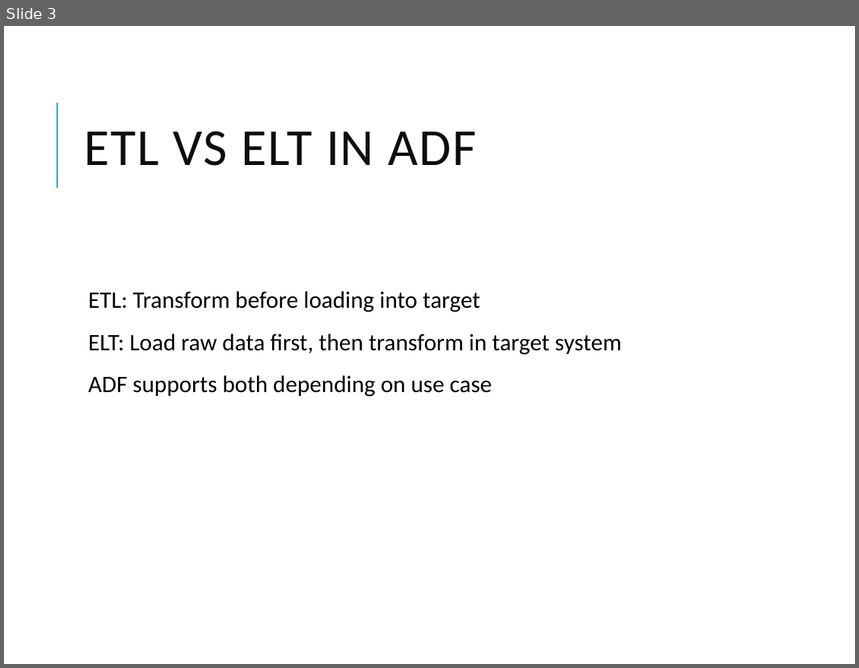
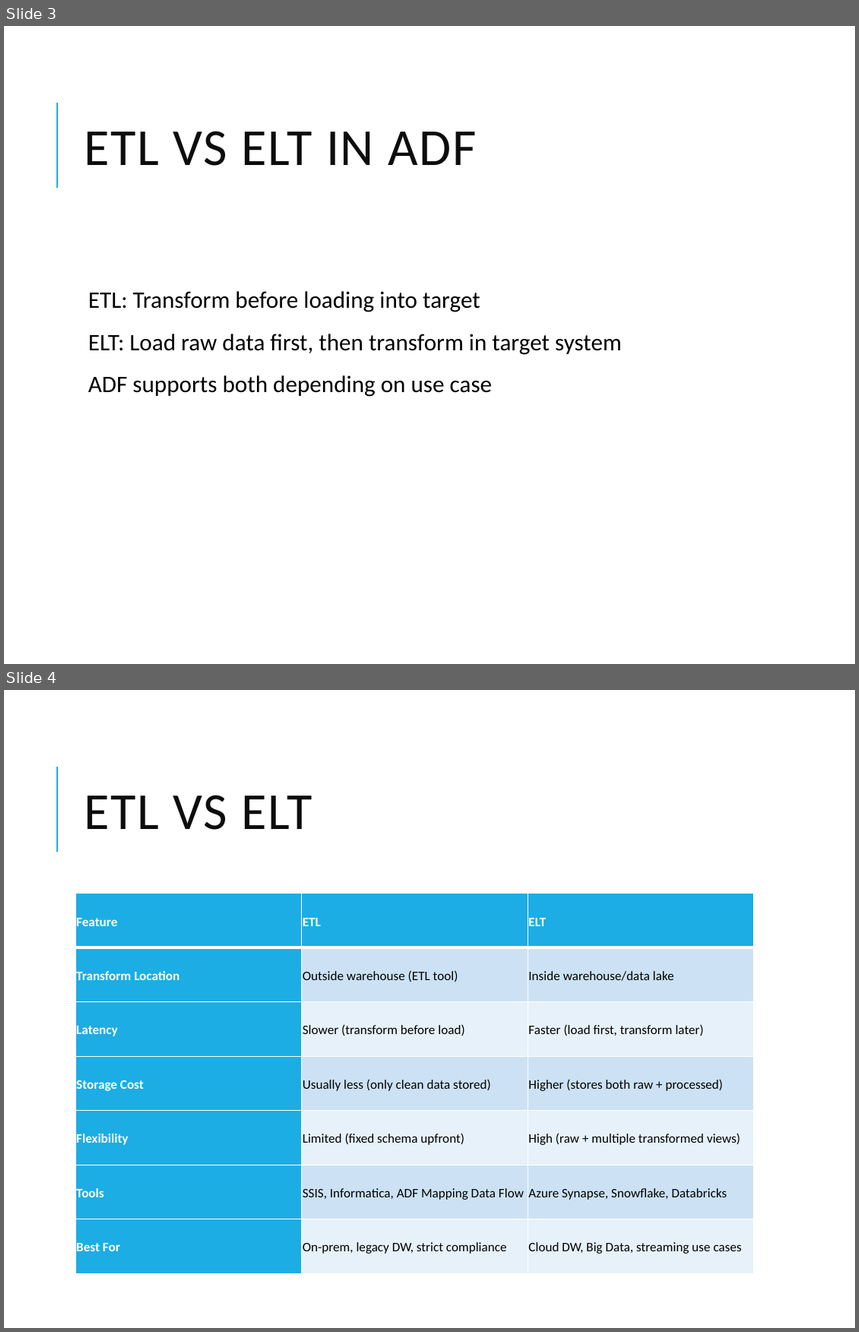
Before and after one commit to vivek1570/DE-Content-WithSnowflakes, a slide deck: Week-1/Day-3/Azure_Data_Factory_Overview.pptx. Shown one above the other, each under a label of ours: slide 3 before the commit, slides 3 and 4 after it. The pictures are 859x668 and 859x1332 pixels, drawn with LibreOffice and Linux fonts; fonts in the diff are those of the drawing. Boxes give left, top, right and bottom in pixels: in the first picture for what was removed or moved away, otherwise in the second. Text is boxed around its words. In the diff, an @@ line names an element or a change of style, - is before the commit and + after.

```diff
--- a/Week-1/Day-3/Azure_Data_Factory_Overview.pptx
+++ b/Week-1/Day-3/Azure_Data_Factory_Overview.pptx
@@ slide 4 added at bbox=[4, 690, 855, 1328], background #FFFFFF; not listed: 1 template element that a slide beside it also shows @@
@@ title added at bbox=[84, 795, 313, 830], 44 pt, text #0D0D0D @@
+ETL VS ELT
@@ table added at bbox=[75, 894, 755, 1274], 7 rows, 3 columns @@
+Feature | ETL | ELT
+Transform Location | Outside warehouse (ETL tool) | Inside warehouse/data lake
+Latency | Slower (transform before load) | Faster (load first, transform later)
+Storage Cost | Usually less (only clean data stored) | Higher (stores both raw + processed)
+Flexibility | Limited (fixed schema upfront) | High (raw + multiple transformed views)
+Tools | SSIS, Informatica, ADF Mapping Data Flow | Azure Synapse, Snowflake, Databricks
+Best For | On-prem, legacy DW, strict compliance | Cloud DW, Big Data, streaming use cases
```
Also in this commit, not shown: 1 slide changed, 1 other slide added, 6 other files.
